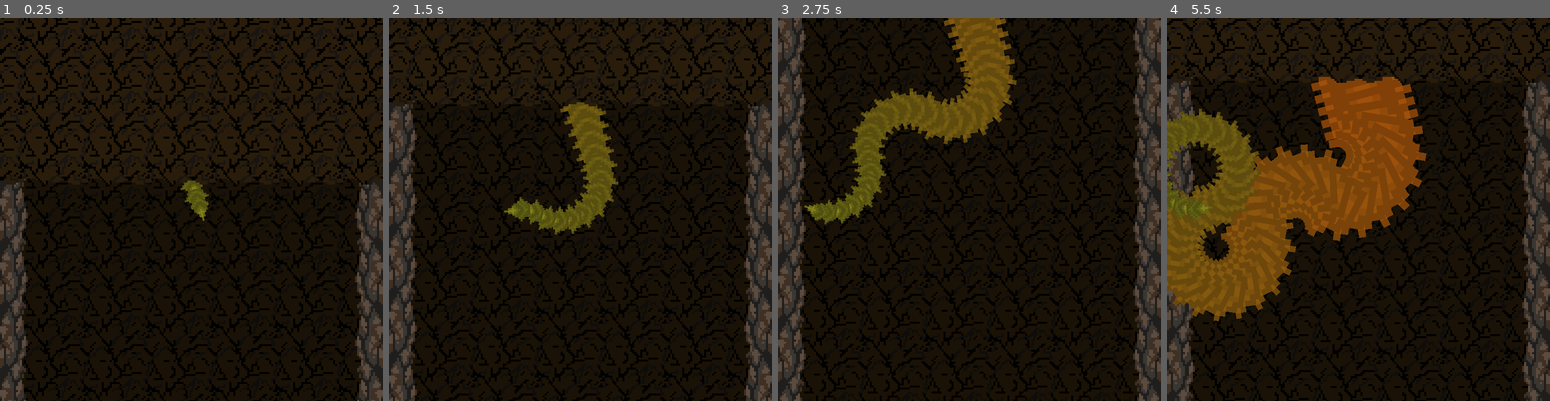
Above: before the commit, frames 1-4 (left to right).
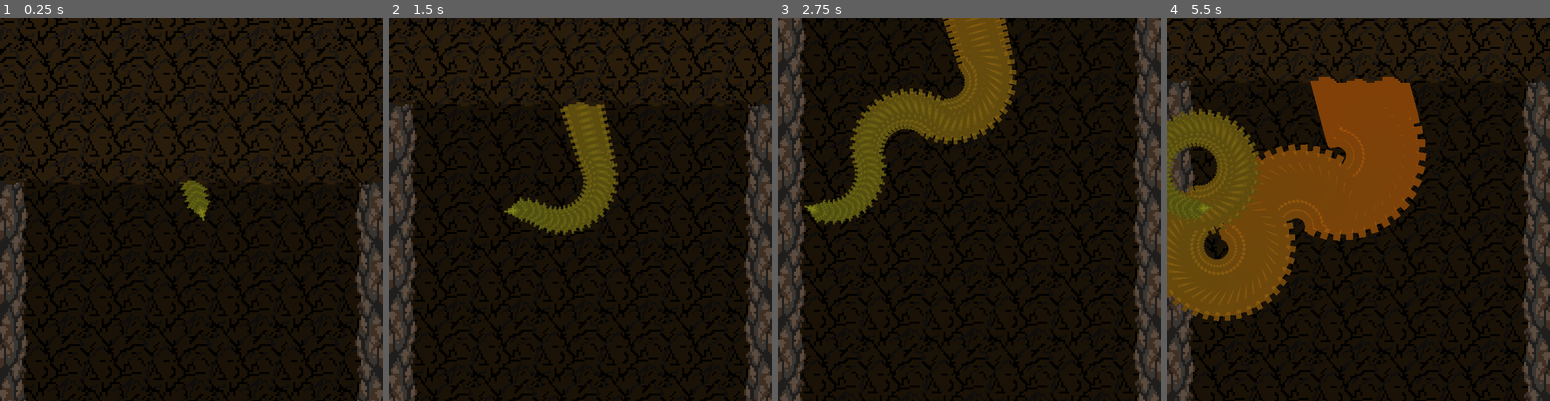
Above: after the commit, the same moments.

Repository: mark-chimes/rootsnake
Game: Godot game, scene res://main.tscn
The game is run twice, just before and just after one commit, with the same random seed, the same clock (stepped at 60 frames per second) and the same inputs.
Inputs:
- Up to frame 1 (0.25 s): no input
- Up to frame 2 (1.5 s): hold Right (right) 0.53-1.28 s; hold Left (left) from 1.28 s (still down)
- Up to frame 3 (2.75 s): release Left (left) at 2.03 s; hold Right (right) from 2.03 s (still down)
- Up to frame 4 (5.5 s): release Right (right) at 3.53 s; hold Left (left) from 3.53 s (still down)

The runs differ from the first frame. In frame 1, less than 0.1% of the frame differs, in the area x 46-55%, y 42-52%; in frame 2, 0.5%; in frame 3, 1.2%; in frame 4, 4.6%, in the area x 0-68%, y 15-80%.

Commit message:
Adjust angles a bit.

Diff:
--- a/snakehead.gd
+++ b/snakehead.gd
@@ -24,6 +24,8 @@
 	elif Input.is_action_pressed("left"):
 		angle -= turn_speed * delta
 
+	# position.x += rand_range(-20*delta,20*delta)
+
 	if angle > 360:
 		angle -= 360
 	elif angle < 0:
--- a/trail.gd
+++ b/trail.gd
@@ -2,16 +2,17 @@
 
 var trail_piece_res = load("res://trailpiece.tscn")
 
-var timer = 0.0
-var SPAWN_TIME = 0.1
+
+var SPAWN_TIME = 0.05
+var countdown = SPAWN_TIME
 
 func _ready():
 	pass
 
 func _physics_process(delta):
-	timer += delta
-	if timer >= SPAWN_TIME:
-		timer = 0
+	countdown -= delta
+	if countdown <= 0:
+		countdown = SPAWN_TIME
 		spawn_piece()
 
 func spawn_piece():
